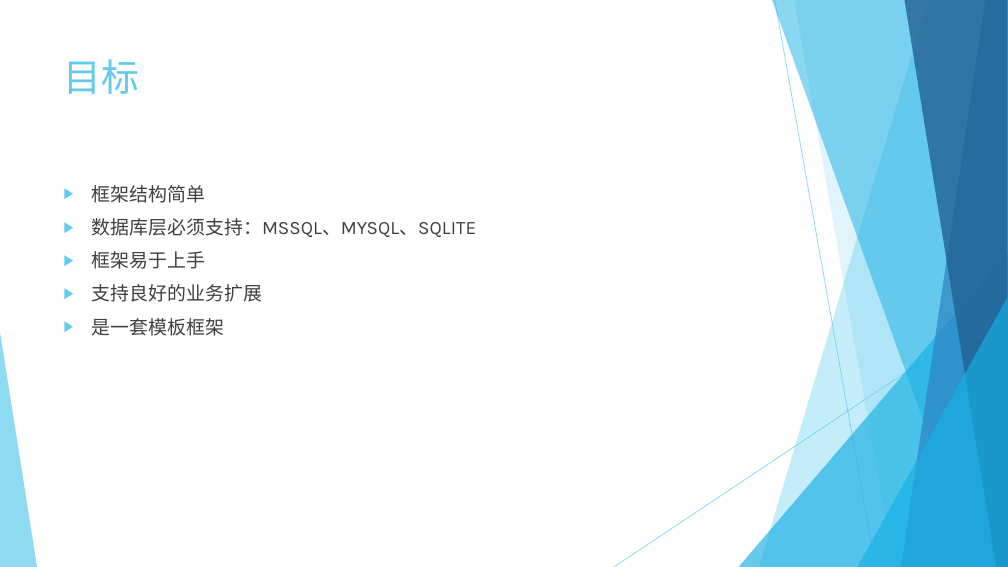
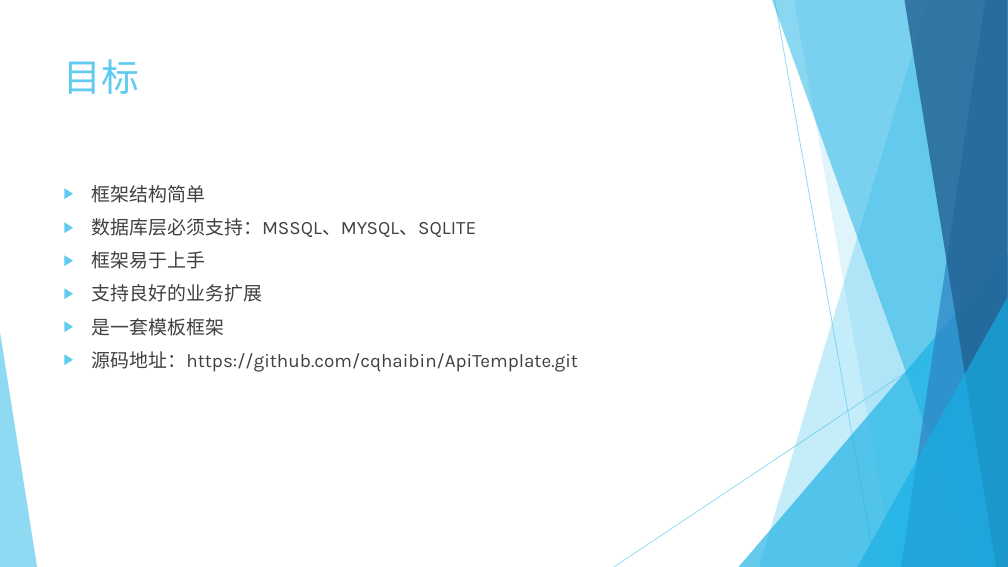
Before and after one commit to cqhaibin/ApiTemplate, a slide deck: slide 2 of share/后端开发模板.pptx. Drawn at 1008x567 pixels with LibreOffice and Linux fonts; fonts in the diff are those of the drawing. Boxes give left, top, right and bottom in pixels: in the first picture for what was removed or moved away, otherwise in the second. Text is boxed around its words. In the diff, an @@ line names an element or a change of style, - is before the commit and + after.

```diff
--- a/share/后端开发模板.pptx
+++ b/share/后端开发模板.pptx
@@ text at (x1=92, y1=351, x2=578, y2=372): paragraph added @@
+▶ 源码地址：https://github.com/cqhaibin/ApiTemplate.git
```
Also in this commit, not shown: 1 other slide changed.
